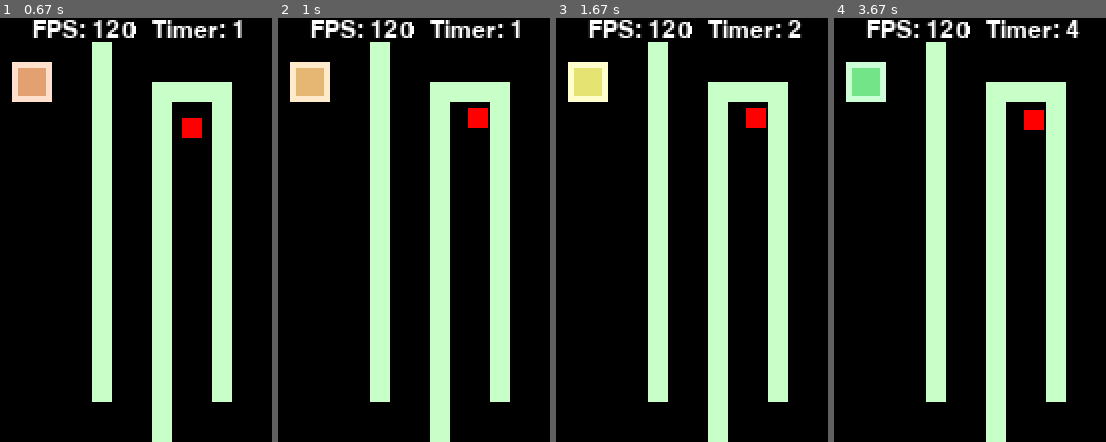
Above: before the commit, frames 1-4 (left to right).
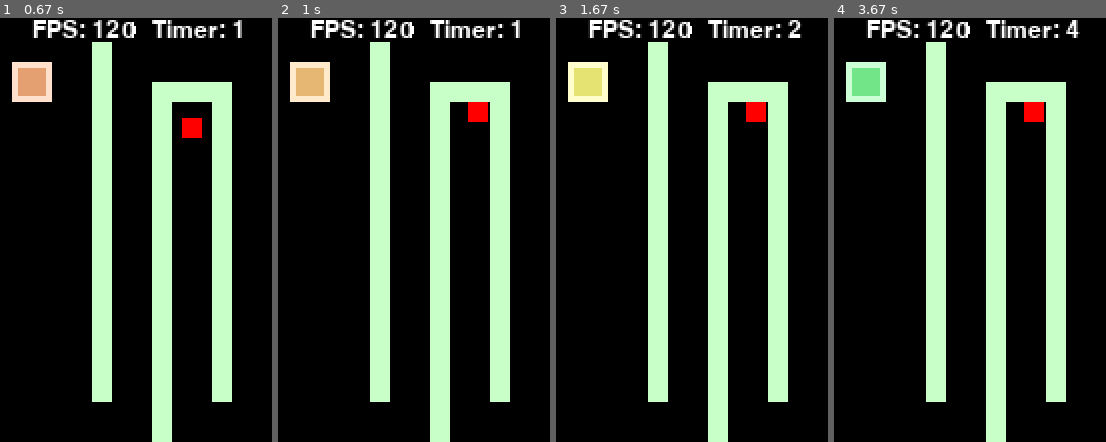
Above: after the commit, the same moments.

Repository: zadeviggers/12dts
Game: pygame game, started from python/maze-game/maze-game.py
Same seed, same stepped clock (60 frames per second), same inputs: the game is played once before the commit and once after it.
Inputs:
- Up to frame 1 (0.67 s): tap S at 0.33 s
- Up to frame 2 (1 s): hold W from 0.67 s (still down); hold Right from 0.67 s (still down)
- Up to frame 3 (1.67 s): release W at 1.13 s; release Right at 1.13 s
- Up to frame 4 (3.67 s): tap A at 1.67 s; hold Down from 3.57 s (still down)

Frame 1 is identical in both runs. In frame 2, 0.2% of the frame differs, in the area x 69-78%, y 19-26%; in frame 3, 0.2%; in frame 4, 0.3%, in the area x 69-78%, y 19-27%.

Commit message:
format
Signed-off-by: Zade Viggers <zade.viggers@gmail.com>

Diff:
--- a/python/maze-game/maze-game.py
+++ b/python/maze-game/maze-game.py
@@ -8,7 +8,7 @@
 import pygame
 
 # Constants
-configuration_file = "game-data.json" # Game data
+configuration_file = "game-data.json"  # Game data
 keymap = {
     # Mapping of keys to actions in game
     "start": [pygame.K_SPACE, pygame.K_r, pygame.K_RETURN, pygame.K_KP_ENTER],
@@ -67,6 +67,8 @@
 
 # Credit for this awsome function goes to @Tcll on stack overflow.
 #  Source: https://stackoverflow.com/a/26856771
+
+
 def hsv_to_rgb(h, s, v):
     if s == 0.0:
         v *= 255
@@ -101,7 +103,8 @@
     if big:
         font = title_font
 
-    text_position = pygame.Rect(window.get_width() - 70, 0, 70, game["gui_height"])
+    text_position = pygame.Rect(
+        window.get_width() - 70, 0, 70, game["gui_height"])
 
     # Render text
     text = font.render(message_to_render, True, game["gui_text_colour"])
@@ -112,8 +115,9 @@
     # Paste text onto screen
     window.blit(text, text_position)
 
-     # Re-draw screen
+    # Re-draw screen
     dirty_rectangles.append(text_position)
+
 
 def draw_fps(window: pygame.Surface):
     fps = clock.get_fps()
@@ -121,7 +125,8 @@
         fps = round(fps)
     message_to_render = f"FPS: {fps}"
 
-    text_position = pygame.Rect(window.get_width() - 130, 0, 50, game["gui_height"])
+    text_position = pygame.Rect(
+        window.get_width() - 130, 0, 50, game["gui_height"])
 
     # Render text
     text = gui_font.render(message_to_render, True, game["gui_text_colour"])
@@ -132,12 +137,14 @@
     # Paste text onto screen
     window.blit(text, text_position)
 
-     # Re-draw screen
+    # Re-draw screen
     dirty_rectangles.append(text_position)
 
+
 def draw_multiplier():
 
     pass
+
 
 def draw_player(window: pygame.Surface):
     global dirty_rectangles
@@ -188,13 +195,12 @@
             pygame.draw.rect(
                 window, game["background_colour"], (object["x"] + 3, object["y"] + game["gui_height"] + 3, object["width"] - 6, object["height"] - 6))
 
-
             # Draw contents
             pygame.draw.rect(
-                window, colour, (object["x"] + 8, object["y"]  + game["gui_height"] + 8, object["width"] - 16, object["height"] - 16))
+                window, colour, (object["x"] + 8, object["y"] + game["gui_height"] + 8, object["width"] - 16, object["height"] - 16))
 
             dirty_rectangles.append(
-                (object["x"], object["y"]  + game["gui_height"], object["width"], object["height"]))
+                (object["x"], object["y"] + game["gui_height"], object["width"], object["height"]))
 
 
 def draw_level(window: pygame.Surface):
@@ -257,7 +263,7 @@
         current_level = levels[level_number]
         flags = 0
         if current_level["window_resizable"]:
-            flags |= pygame.RESIZABLE # Binary OR asignment operator
+            flags |= pygame.RESIZABLE  # Binary OR asignment operator
 
         # Update window size
         pygame.display.set_mode(
@@ -279,6 +285,7 @@
         # Draw level
         draw_level(window)
 
+
 def on_object_hit(window: pygame.Surface, object) -> bool:
     # Handle collisions
     global current_level_number
@@ -310,11 +317,14 @@
         try:
             current_level["objects"].remove(object)
         except Exception as exception:
-            print(f"The weird thing where it ocasionally crashes when you collect a pickup happened: {exception}")
+            print(
+                f"The weird thing where it ocasionally crashes when you collect a pickup happened: {exception}")
 
         # Redraw area where box was
-        pygame.draw.rect(window, game["background_colour"], (object["x"], object["y"] + game["gui_height"], object["width"], object["height"]))
-        dirty_rectangles.append((object["x"], object["y"] + game["gui_height"], object["width"], object["height"]))
+        pygame.draw.rect(window, game["background_colour"], (
+            object["x"], object["y"] + game["gui_height"], object["width"], object["height"]))
+        dirty_rectangles.append(
+            (object["x"], object["y"] + game["gui_height"], object["width"], object["height"]))
 
         return False
 
@@ -398,12 +408,14 @@
                         (window.get_height() // 2) - (main_text.get_height() // 2)))
 
             # Draw subtitle
-            subititle_text = gui_font.render(subititle_message, True, game["gui_text_colour"])
+            subititle_text = gui_font.render(
+                subititle_message, True, game["gui_text_colour"])
             window.blit(subititle_text, ((window.get_width() // 2) - (subititle_text.get_width() // 2),
                         (window.get_height() // 2) - (subititle_text.get_height() // 2) + main_text.get_height() + subititle_text_offset))
 
             # Draw time
-            time_text = gui_font.render(time_message, True, game["gui_text_colour"])
+            time_text = gui_font.render(
+                time_message, True, game["gui_text_colour"])
             window.blit(time_text, ((window.get_width() // 2) - (time_text.get_width() // 2),
                         (window.get_height() // 2) - (time_text.get_height() // 2) + main_text.get_height() + time_text_offset))
 
@@ -439,22 +451,26 @@
         # Movement left
         # Check if any of the left keys are pressed
         if any(keys[key] for key in keymap["left"]):
-            player_x_velocity -= game["player_walk_speed"] * delta_time * player_speed_multiplier
+            player_x_velocity -= game["player_walk_speed"] * \
+                delta_time * player_speed_multiplier
 
         # Movement right
         # Check if any of the right keys are pressed
         if any(keys[key] for key in keymap["right"]):
-            player_x_velocity += game["player_walk_speed"] * delta_time * player_speed_multiplier
+            player_x_velocity += game["player_walk_speed"] * \
+                delta_time * player_speed_multiplier
 
         # Movement up
         # Check if any of the up keys are pressed
         if any(keys[key] for key in keymap["up"]):
-            player_y_velocity -= game["player_walk_speed"] * delta_time * player_speed_multiplier
+            player_y_velocity -= game["player_walk_speed"] * \
+                delta_time * player_speed_multiplier
 
         # Movement down
         # Check if any of the down keys are pressed
         if any(keys[key] for key in keymap["down"]):
-            player_y_velocity += game["player_walk_speed"] * delta_time * player_speed_multiplier
+            player_y_velocity += game["player_walk_speed"] * \
+                delta_time * player_speed_multiplier
 
         # Apply drag
         # If moving right
@@ -490,15 +506,19 @@
         # Clamp velocity
         if abs(player_x_velocity) > game["player_max_speed"] * player_speed_multiplier:
             if player_x_velocity > 0:
-                player_x_velocity = game["player_max_speed"] * player_speed_multiplier
+                player_x_velocity = game["player_max_speed"] * \
+                    player_speed_multiplier
             elif player_x_velocity < 0:
-                player_x_velocity = game["player_max_speed"] * player_speed_multiplier * -1
+                player_x_velocity = game["player_max_speed"] * \
+                    player_speed_multiplier * -1
 
         if abs(player_y_velocity) > game["player_max_speed"] * player_speed_multiplier:
             if player_y_velocity > 0:
-                player_y_velocity = game["player_max_speed"] * player_speed_multiplier
+                player_y_velocity = game["player_max_speed"] * \
+                    player_speed_multiplier
             elif player_y_velocity < 0:
-                player_y_velocity = game["player_max_speed"] * player_speed_multiplier * -1
+                player_y_velocity = game["player_max_speed"] * \
+                    player_speed_multiplier * -1
 
         # Apply velocity
         player_x_position += player_x_velocity
@@ -547,7 +567,7 @@
                     if player_y_velocity > 0:
 
                         # And they're inside the object...
-                        if player_y_position + game["player_height"] > object["y"]  + game["gui_height"] and player_y_position + game["player_height"] < object["y"]  + game["gui_height"] + object["height"]:
+                        if player_y_position + game["player_height"] > object["y"] + game["gui_height"] and player_y_position + game["player_height"] < object["y"] + game["gui_height"] + object["height"]:
 
                             # Check if hitting the object should stop player movement and do any extra logic
                             stops_movment = on_object_hit(window, object)
@@ -605,8 +625,8 @@
                                 player_x_position = old_player_x_position
                                 player_x_velocity = 0
 
+            solve_x_collisions()
             solve_y_collisions()
-            solve_x_collisions()
 
         # Drawing #
 
@@ -617,8 +637,6 @@
         if player_x_position - old_player_x_position != 0 or player_y_position-old_player_y_position != 0:
             draw_player(window)
 
-
-
     # Render all changes
     pygame.display.update(dirty_rectangles)
 
